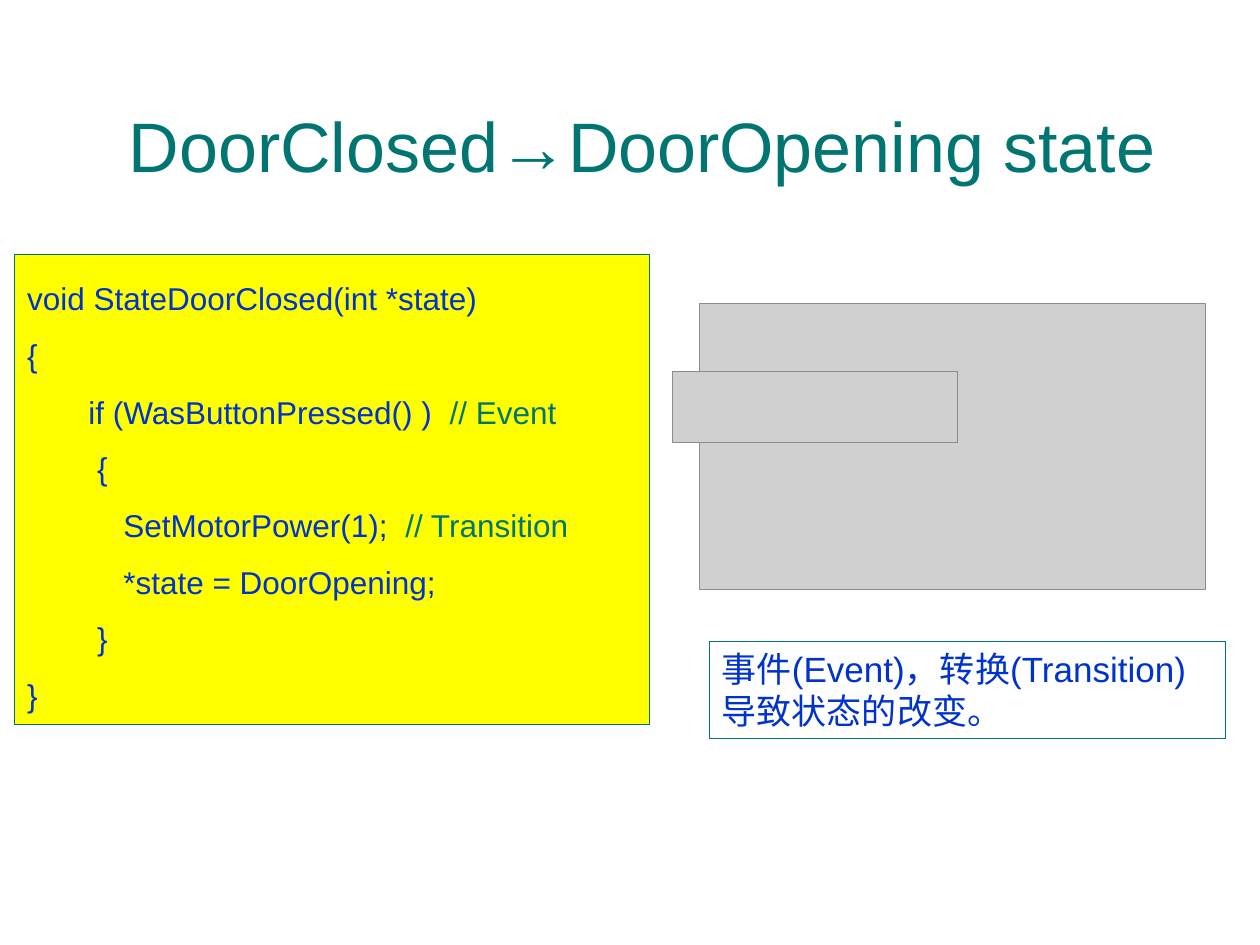
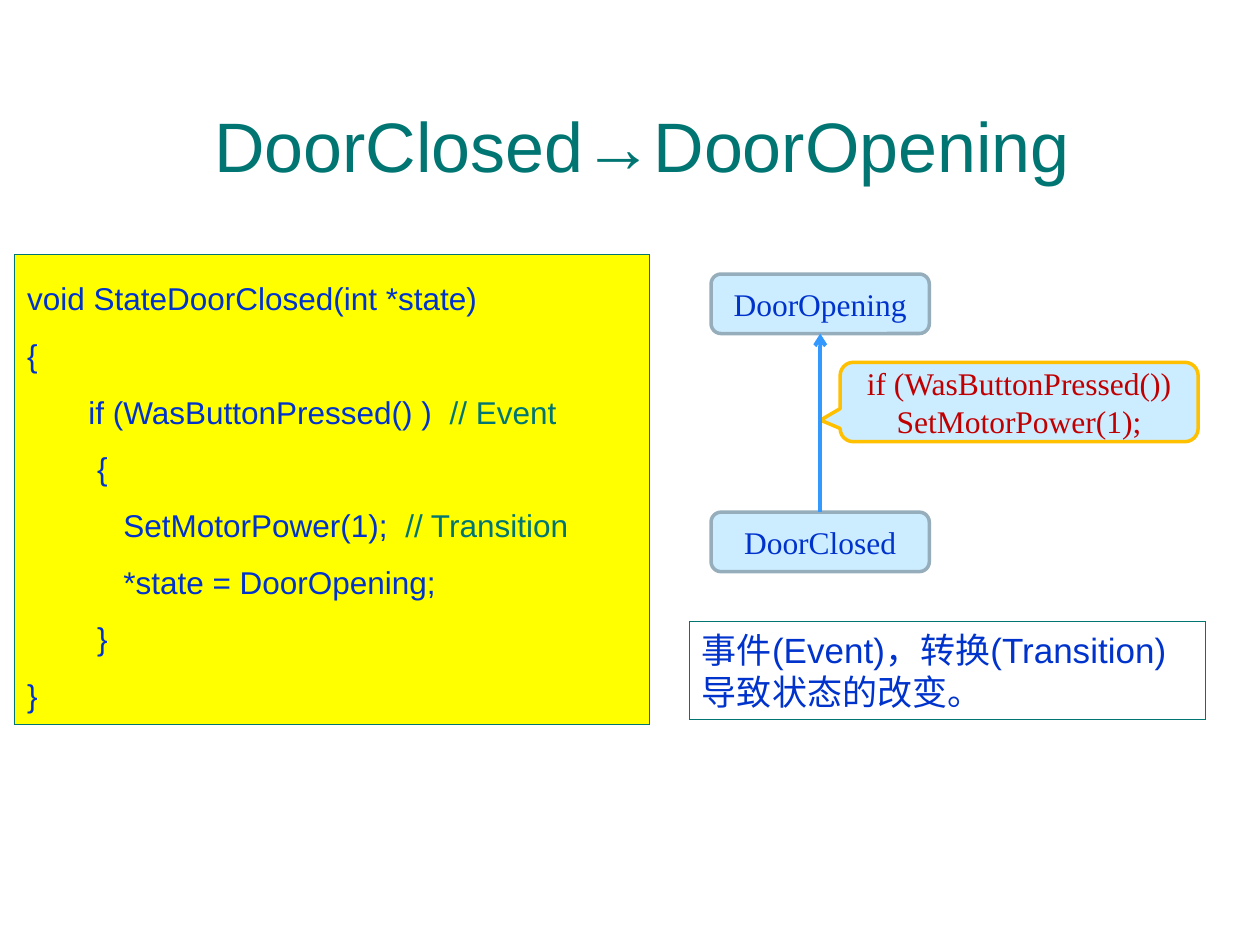
Before and after one commit to jtrfid/C-Repositories, a slide deck: slide 18 of C语言课程设计/2016/Garage_mfc/状态和状态机.pptx (slide 16 before the commit). Drawn at 1260x945 pixels with LibreOffice and Linux fonts; fonts in the diff are those of the drawing; grey boxes stand for pictures; background and template pictures are left out. Boxes give left, top, right and bottom in pixels: in the first picture for what was removed or moved away, otherwise in the second. Text is boxed around its words. In the diff, an @@ line names an element or a change of style, - is before the commit and + after.

```diff
--- a/C语言课程设计/2016/Garage_mfc/状态和状态机.pptx
+++ b/C语言课程设计/2016/Garage_mfc/状态和状态机.pptx
@@ title at (214,121,1069,185): text changed @@
-DoorClosed→DoorOpening state
+DoorClosed→DoorOpening
@@ rounded rectangle added at (711,275,929,334), fill #CCECFF, outline #97AFBD 2 pt, 18 pt, text #0033CC @@
+DoorOpening
@@ picture removed at (699,304,1206,590) @@
@@ arrow added from (820, 512) to (820, 334), #3399FF 2.25 pt @@
@@ picture removed at (673,372,958,442) @@
@@ rounded speech box added at (840,363,1198,442), fill #CCECFF, outline #FFC000 2 pt, 18 pt, text #C00000 @@
+if (WasButtonPressed())
+SetMotorPower(1);
@@ rounded rectangle added at (711,512,929,571), fill #CCECFF, outline #97AFBD 2 pt, 18 pt, text #0033CC @@
+DoorClosed
@@ rectangle "事件(Event)，转换(Transition)": place and size @@
-rectangle "事件(Event)，转换(Transition)" at (709,641,1225,738)
+rectangle "事件(Event)，转换(Transition)" at (689,622,1205,719)
```
Also in this commit, not shown: 21 other slides changed, 10 slides added, 2 slides removed.
